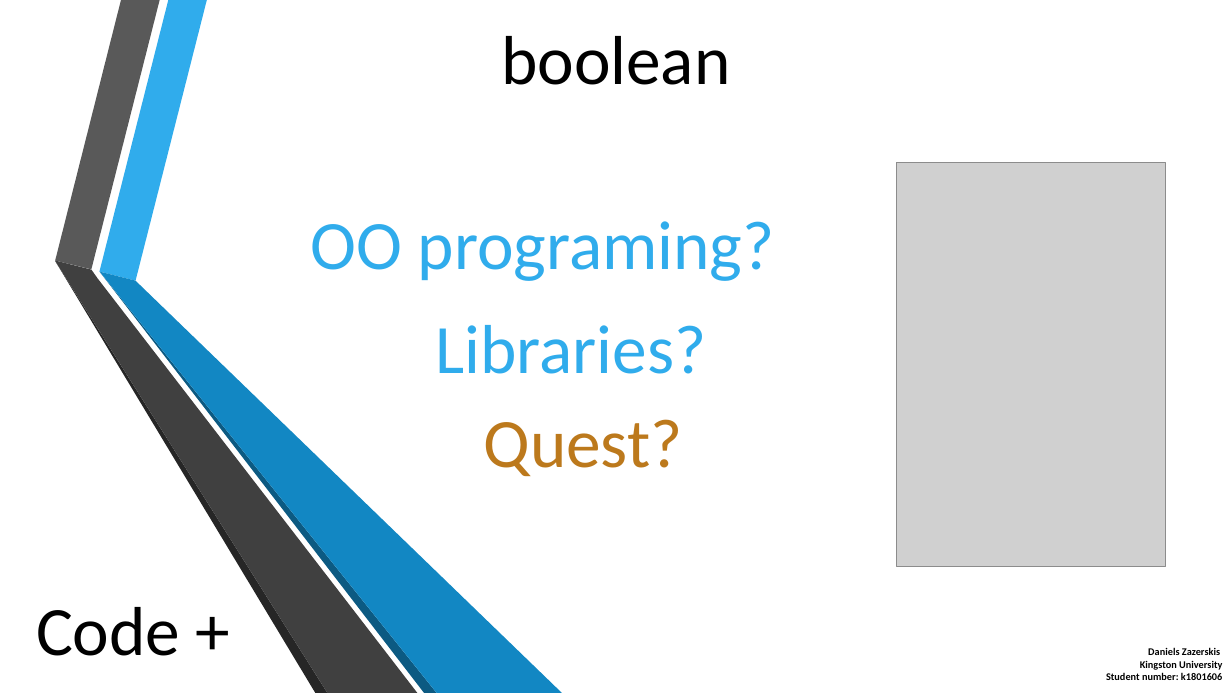
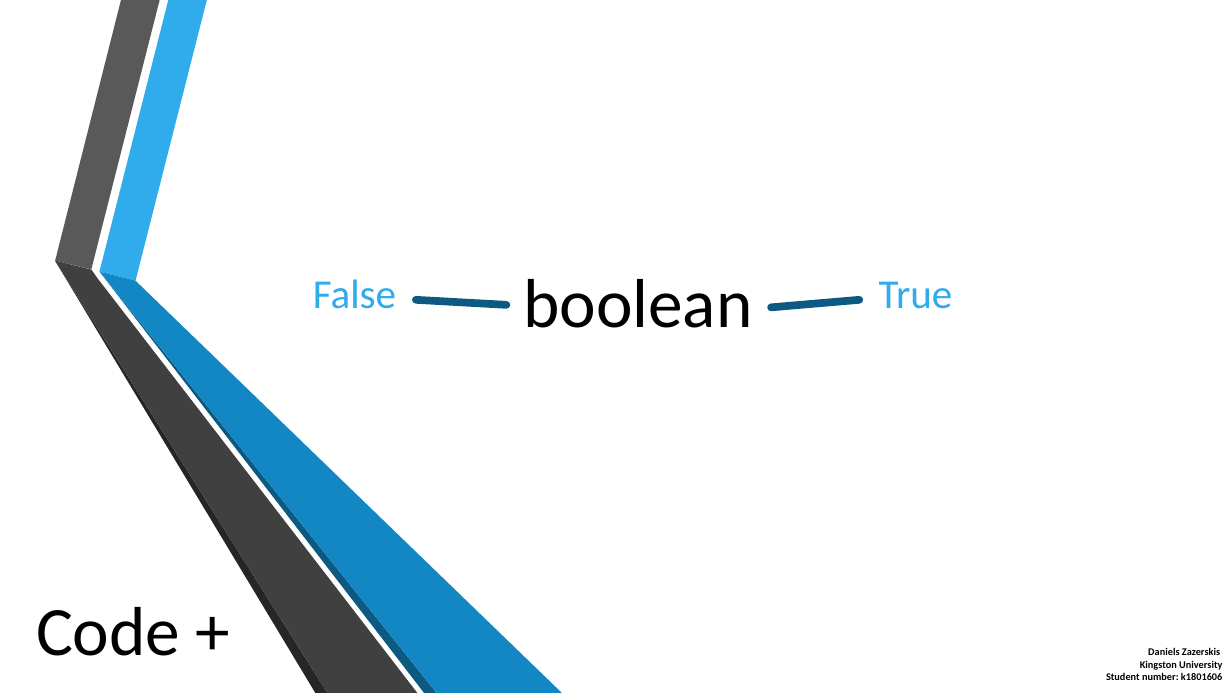
Before and after one commit to Obragius/CodePlus, a slide deck: slide 8 of Lessons/Lesson_2 - Syntax.pptx. Drawn at 1232x693 pixels with LibreOffice and Linux fonts; fonts in the diff are those of the drawing; grey boxes stand for pictures; background and template pictures are left out. Boxes give left, top, right and bottom in pixels: in the first picture for what was removed or moved away, otherwise in the second. Text is boxed around its words. In the diff, an @@ line names an element or a change of style, - is before the commit and + after.

```diff
--- a/Lessons/Lesson_2 - Syntax.pptx
+++ b/Lessons/Lesson_2 - Syntax.pptx
@@ picture removed at box(897, 163, 1166, 567) @@
@@ text removed at box(311, 221, 775, 281) @@
-OO programing?
@@ text "boolean": place and size @@
-text "boolean" at box(501, 36, 730, 85)
+text "boolean" at box(523, 279, 752, 328)
@@ text added at box(313, 279, 396, 309), 32 pt, text #30ACEC @@
+False
@@ text added at box(879, 281, 953, 309), 32 pt, text #30ACEC @@
+True
@@ line added from (506, 305) to (416, 300), #0C5A82 6 pt @@
@@ text removed at box(435, 325, 706, 374) @@
-Libraries?
@@ line added from (860, 300) to (772, 308), #0C5A82 6 pt @@
@@ text removed at box(484, 419, 683, 476) @@
-Quest?
```
Also in this commit, not shown: 5 other slides changed, 1 other file.
